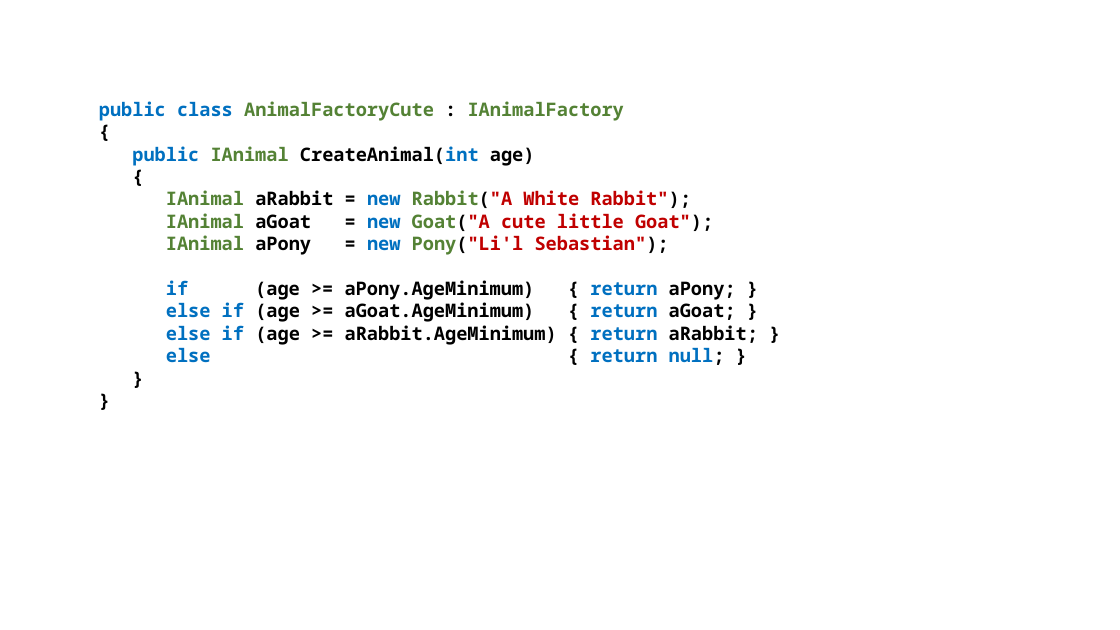
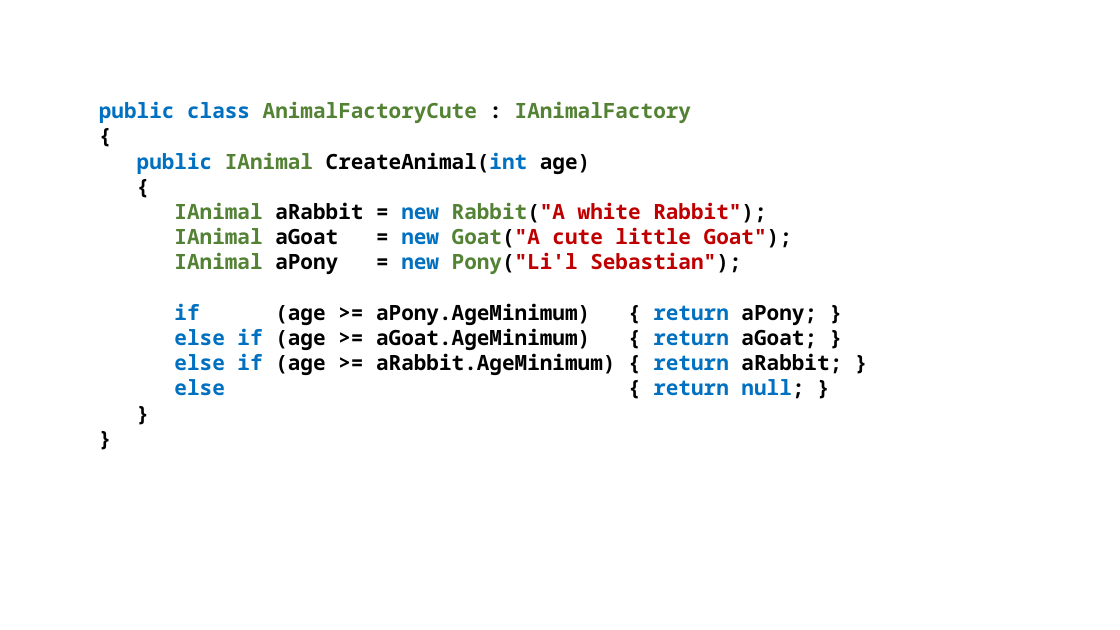
Before and after one commit to perl-easj/Teaching-materials, a slide deck: slide 33 of CSharpProgramming/Presentations/OOProgPartIII/FactoryMethod.pptx (slide 32 before the commit). Drawn at 1120x630 pixels with LibreOffice and Linux fonts; fonts in the diff are those of the drawing. Boxes give left, top, right and bottom in pixels: in the first picture for what was removed or moved away, otherwise in the second. Text is boxed around its words. In the diff, an @@ line names an element or a change of style, - is before the commit and + after.

```diff
--- a/CSharpProgramming/Presentations/OOProgPartIII/FactoryMethod.pptx
+++ b/CSharpProgramming/Presentations/OOProgPartIII/FactoryMethod.pptx
@@ text at (99, 101, 842, 399): size 16 to 18 pt in "public class AnimalFactoryCute : IAnimalFactory", "{", "public IAnimal CreateAnimal(int age)", "{" and 8 more places @@
@@ text at (174, 202, 766, 223): text changed; size 16 to 18 pt @@
-IAnimal aRabbit = new Rabbit("A White Rabbit");
+IAnimal aRabbit = new Rabbit("A white Rabbit");
```
Also in this commit, not shown: 11 other slides changed, 2 slides added, 3 other files.
